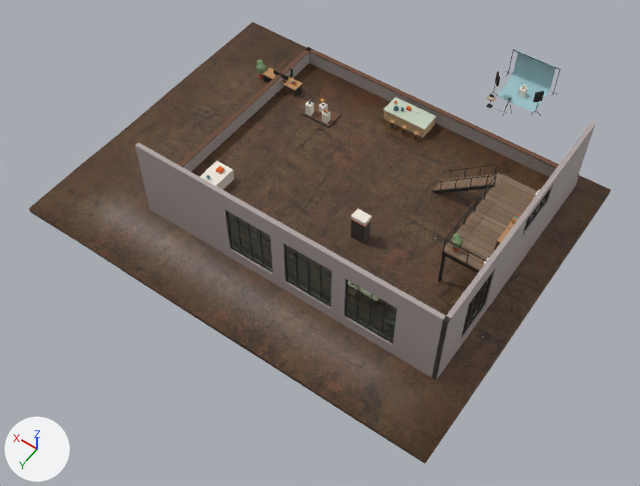
A saved change to the Blender file Assets/_Portfolio/Art/Models/Workshop.blend.
One viewpoint serves both versions: a 50 mm camera at (-18.4, 31.4, 44.5) aimed at (2.4, 2.2, -1.3). Lighting does not change. The marker at lower left points along +X, +Y and +Z. The older version comes first.

Names of what the first picture shows: 'ComputerDesk', 'CutawayWalls', 'Floor', 'GalleryDeck', 'Mezzanine', 'PhotoStudio', 'Walls', 'Windows', 'Workbench' and 5 more.
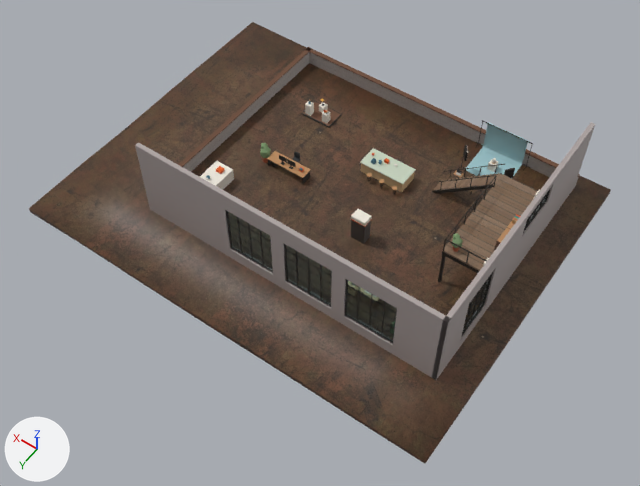
Patch to the scene script:
```diff
--- a/Assets/_Portfolio/Art/Models/Workshop.blend.py
+++ b/Assets/_Portfolio/Art/Models/Workshop.blend.py
@@ ob_workbench @@
 ob_workbench.parent = ob_st_projects
-ob_workbench.location = (1.5, -5.165, 0.0)
+ob_workbench.location = (0.0, -0.005, 0.0)
@@ ob_computerdesk @@
 ob_computerdesk.parent = ob_st_games
-ob_computerdesk.location = (5.495, -6.557, 0.0)
+ob_computerdesk.location = (0.00452, 0.00296, 0.0)
@@ ob_photostudio @@
 ob_photostudio.parent = ob_workshop
-ob_photostudio.location = (-2.211, -16.2, 0.00632)
+ob_photostudio.location = (-3.995, -8.462, 0.00632)
 ob_photostudio.rotation_euler = (0.0, 0.0, -3.132)  # degrees (0, 0, -179)
```

Changed parts and their boxes (x1, y1, x2, y2) in the pictures (640 x 486 px):
'PhotoStudio', moved: before (486, 49, 561, 117); after (454, 120, 533, 192)
'Workbench', moved: before (383, 97, 436, 140); after (360, 148, 416, 194)
'ComputerDesk', moved: before (256, 59, 303, 97); after (260, 143, 311, 184)
